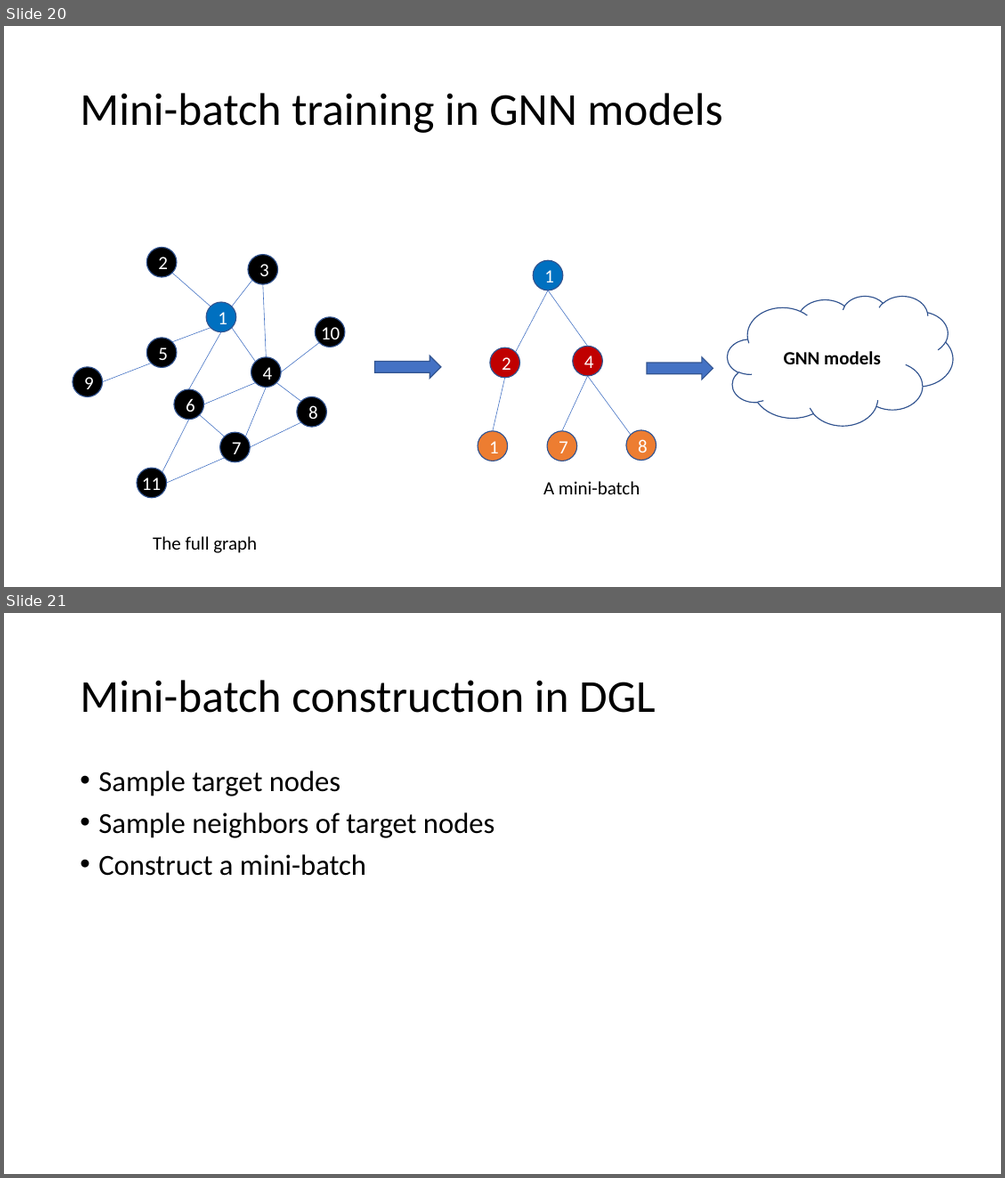
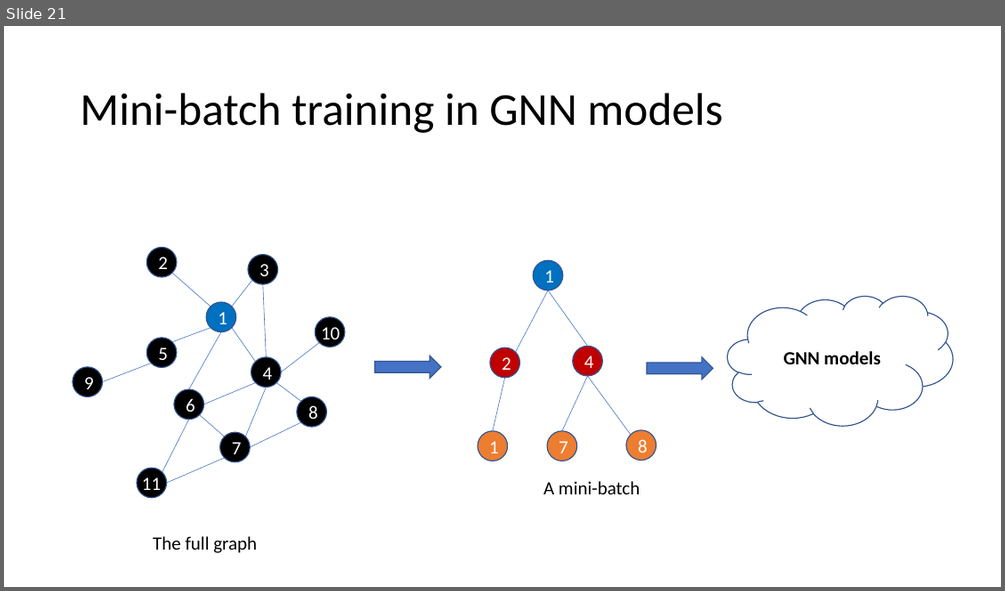
Before and after one commit to dglai/WWW20-Hands-on-Tutorial, a slide deck: large_graphs/sampling.pptx. Shown one above the other, each under a label of ours: slides 20 and 21 before the commit, slide 21 after it. The pictures are 1005x1178 and 1005x591 pixels, drawn with LibreOffice and Linux fonts; fonts in the diff are those of the drawing. Boxes give left, top, right and bottom in pixels: in the first picture for what was removed or moved away, otherwise in the second. Text is boxed around its words. In the diff, an @@ line names an element or a change of style, - is before the commit and + after.

```diff
--- a/large_graphs/sampling.pptx
+++ b/large_graphs/sampling.pptx
@@ slide 21 removed at [4,613,1001,1174], background #FFFFFF @@
@@ title removed at [80,680,655,713] @@
-Mini-batch construction in DGL
@@ text removed at [98,771,494,876] @@
-• Sample target nodes
-• Sample neighbors of target nodes
-• Construct a mini-batch
@@ what was slide 20 is now slide 21 @@
```
Also in this commit, not shown: 4 slides changed, 1 slide added, 9 other slides removed, 2 other files.
